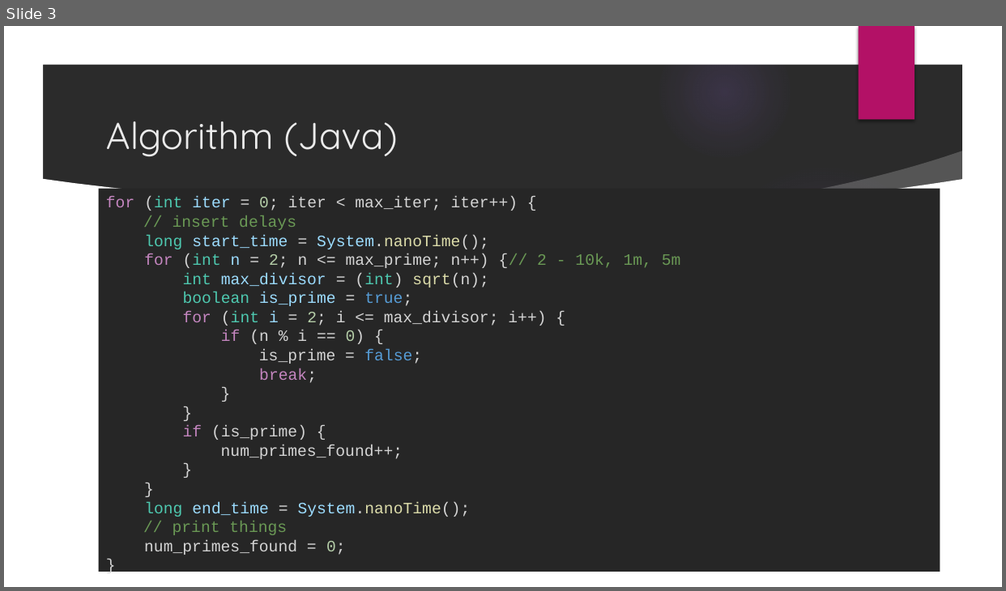
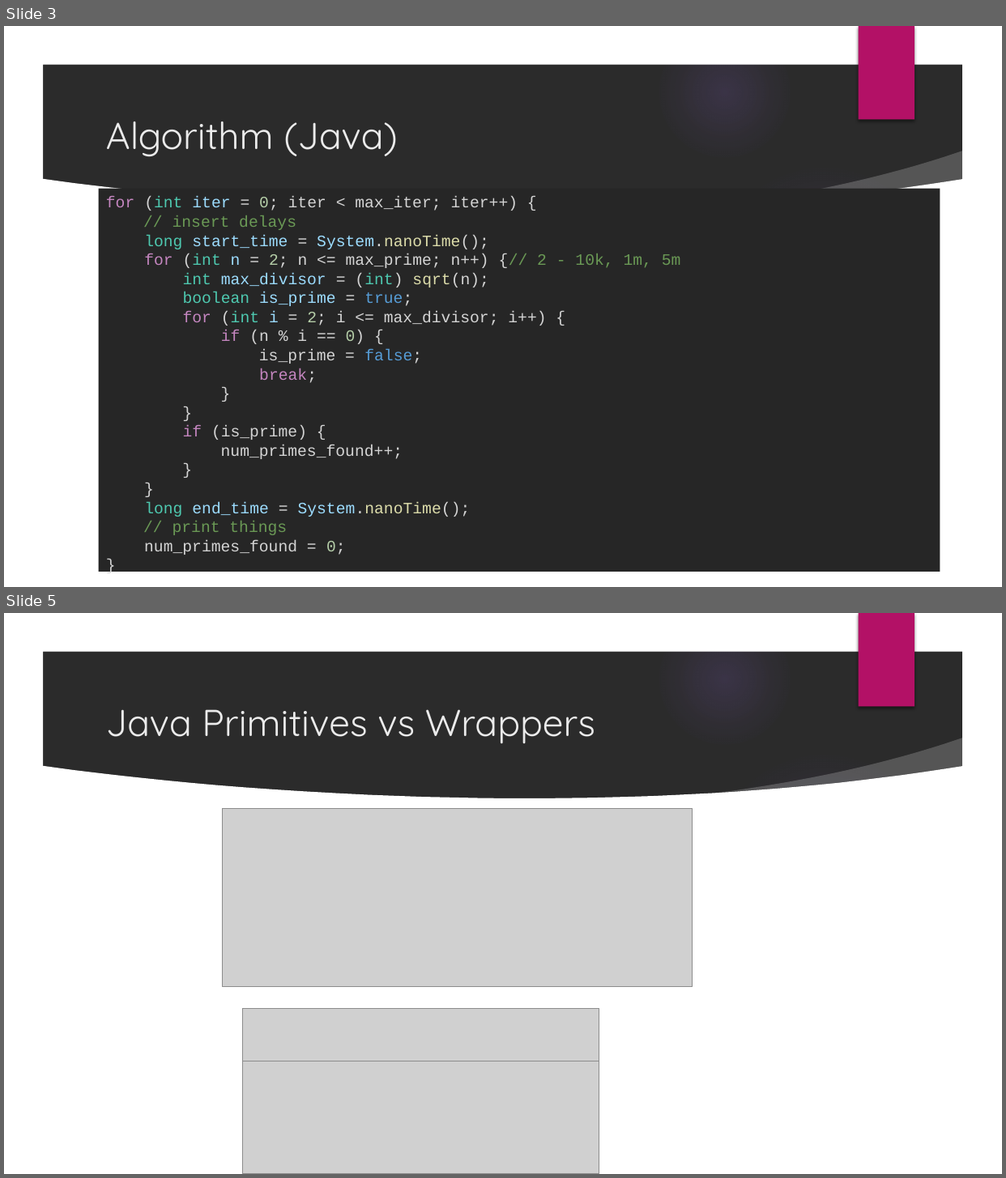
Before and after one commit to afeldscher/PerformanceDesignPatterns, a slide deck: prime_test/Prime Results_Objects.pptx. Shown one above the other, each under a label of ours: slide 3 before the commit, slides 3 and 5 after it; the slides between them are not shown. The pictures are 1006x591 and 1006x1178 pixels, drawn with LibreOffice and Linux fonts; fonts in the diff are those of the drawing; grey boxes stand for pictures; background and template pictures are left out; a plain dark background stands for a picture behind light text. Boxes give left, top, right and bottom in pixels: in the first picture for what was removed or moved away, otherwise in the second. Text is boxed around its words. In the diff, an @@ line names an element or a change of style, - is before the commit and + after.

```diff
--- a/prime_test/Prime Results_Objects.pptx
+++ b/prime_test/Prime Results_Objects.pptx
@@ slide 5 added at <box>4,613,1002,1174</box>, background picture (left out); not listed: 9 template elements that a slide beside it also shows @@
@@ title added at <box>106,709,595,743</box>, 36 pt, text #EBEBEB @@
+Java Primitives vs Wrappers
@@ picture added at <box>223,808,692,987</box> @@
@@ picture added at <box>243,1009,599,1062</box> @@
@@ picture added at <box>243,1062,599,1174</box> @@
```
Also in this commit, not shown: 6 slides changed, 10 other slides added, 2 slides removed, 1 other file.
